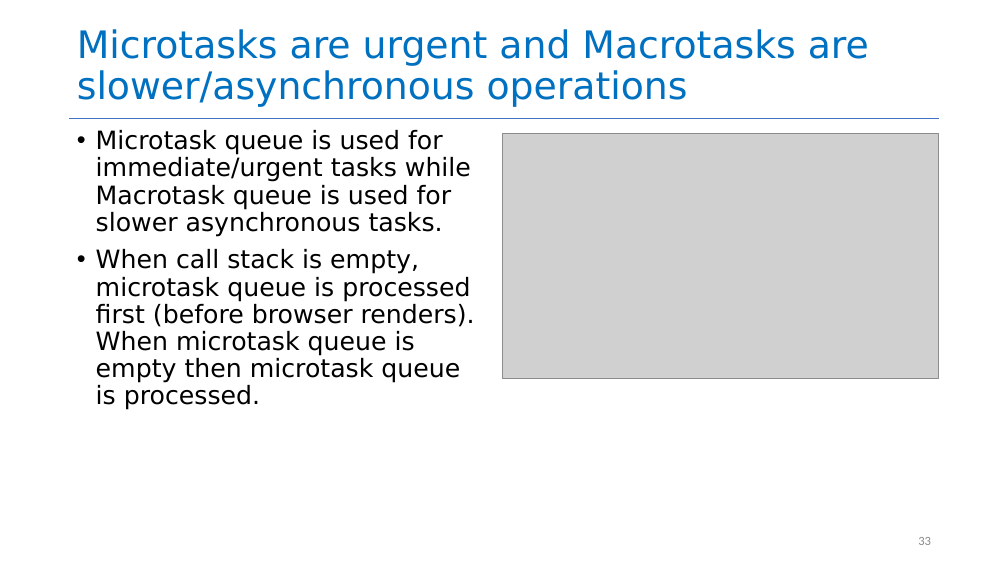
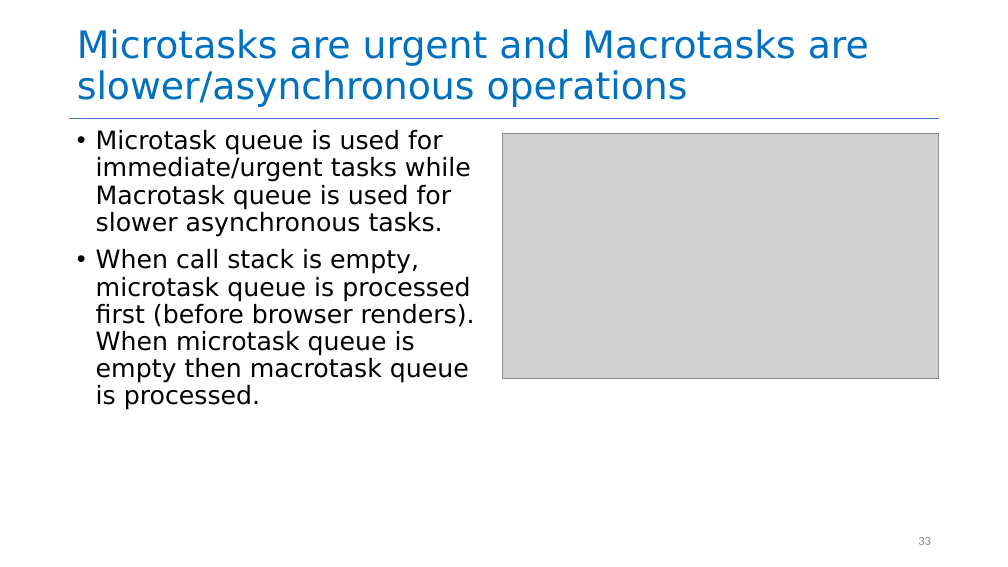
Before and after one commit to neu-se/CS4530-Summer-2026, a slide deck: slide 33 of Slides/Module 08 Concurrency Patterns in Typescript.pptx. Drawn at 1008x567 pixels with LibreOffice and Linux fonts; fonts in the diff are those of the drawing; grey boxes stand for pictures. Boxes give left, top, right and bottom in pixels: in the first picture for what was removed or moved away, otherwise in the second. Text is boxed around its words. In the diff, an @@ line names an element or a change of style, - is before the commit and + after.

```diff
--- a/Slides/Module 08 Concurrency Patterns in Typescript.pptx
+++ b/Slides/Module 08 Concurrency Patterns in Typescript.pptx
@@ text at [96,249,475,410]: text changed @@
-• When call stack is empty, microtask queue is processed first (before browser renders). When microtask queue is empty then microtask queue is processed.
+• When call stack is empty, microtask queue is processed first (before browser renders). When microtask queue is empty then macrotask queue is processed.
```
Also in this commit, not shown: 2 other slides changed, 1 other file.
